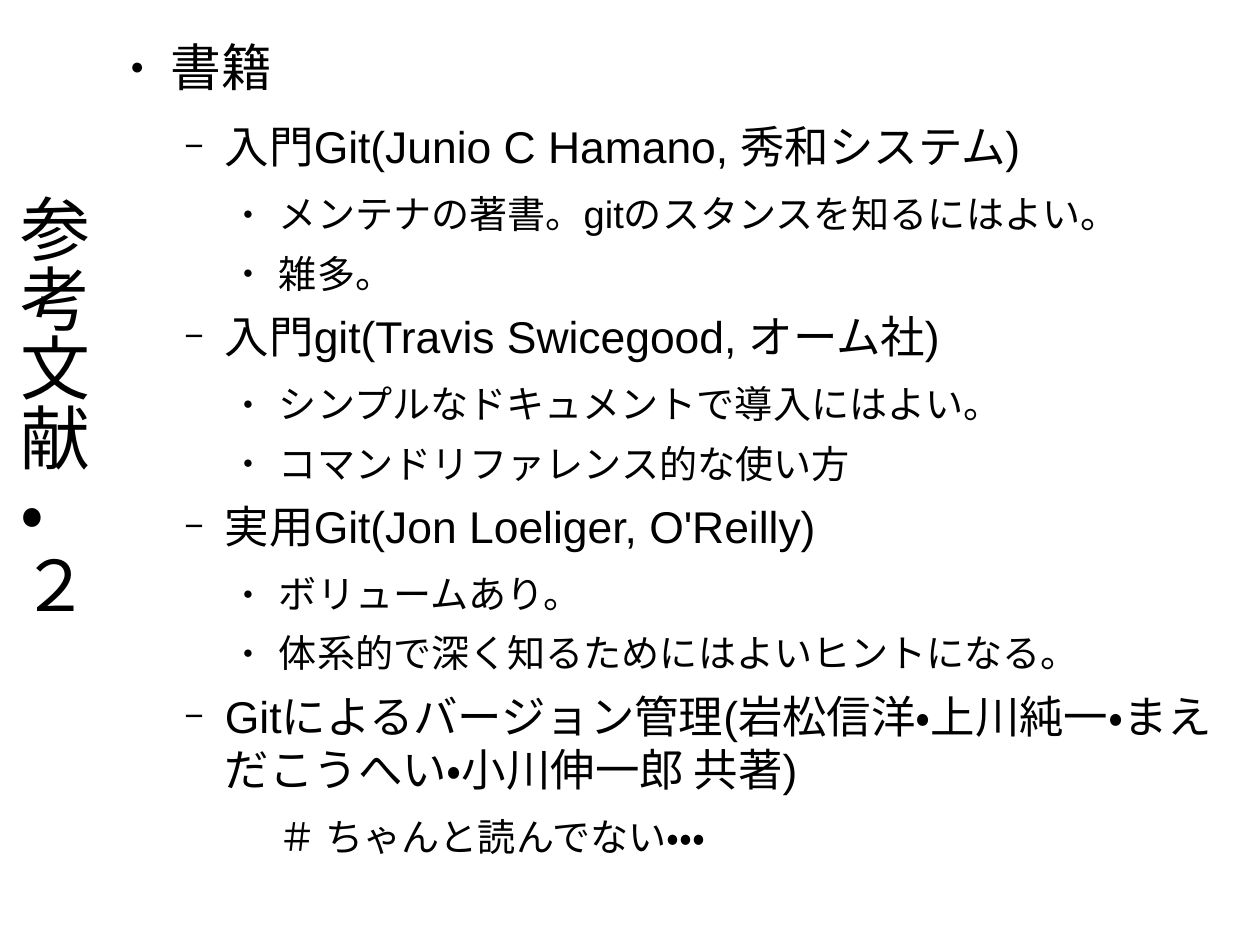
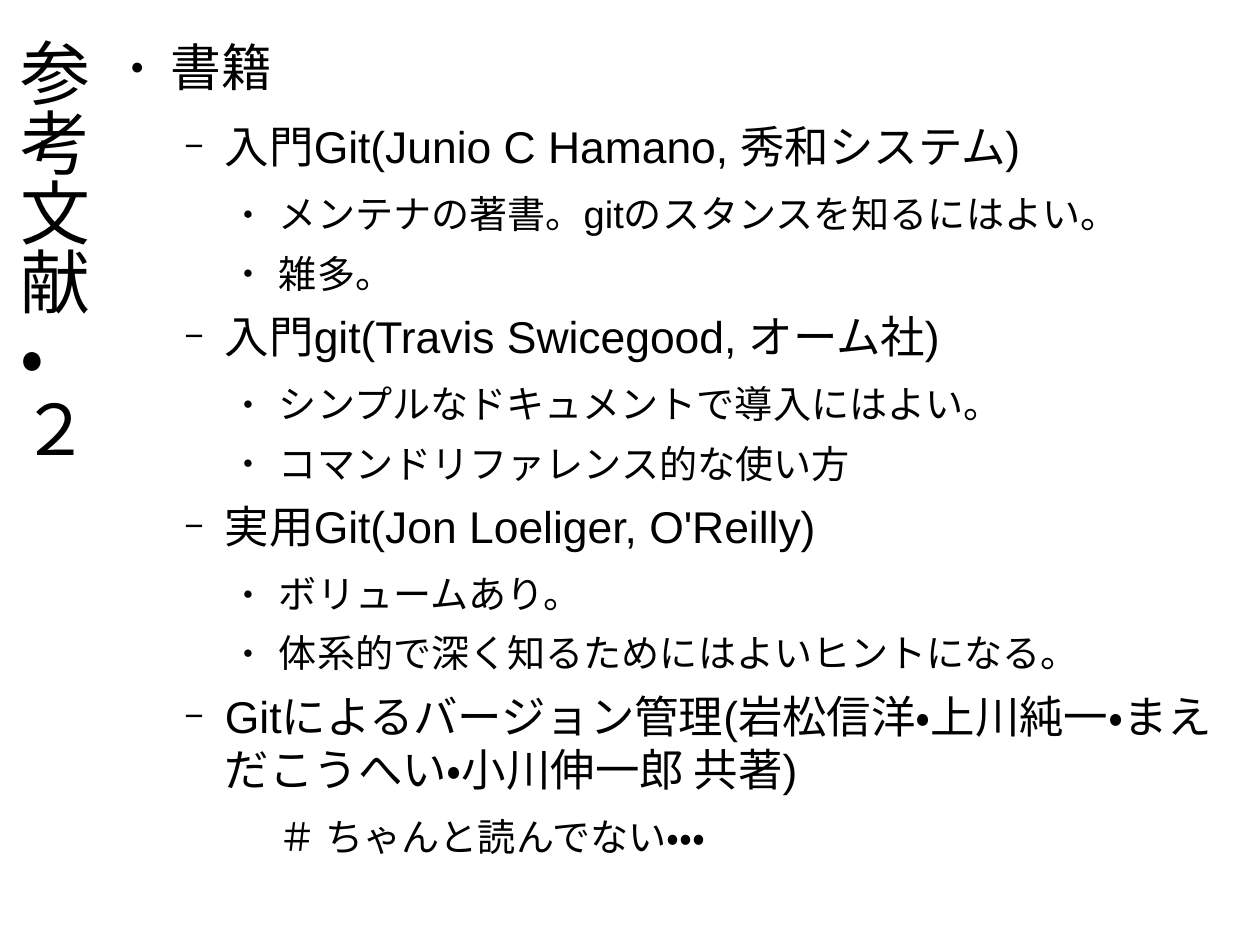
Before and after one commit to pneu/how_to_git, a slide deck: slide 84 of how_to_git.odp (slide 75 before the commit). Drawn at 1260x945 pixels with LibreOffice and Linux fonts; fonts in the diff are those of the drawing. Boxes give left, top, right and bottom in pixels: in the first picture for what was removed or moved away, otherwise in the second. Text is boxed around its words. In the diff, an @@ line names an element or a change of style, - is before the commit and + after.

```diff
--- a/how_to_git.odp
+++ b/how_to_git.odp
@@ title "参考文献・２": place and size @@
-title "参考文献・２" at (21, 196, 91, 611)
+title "参考文献・２" at (21, 40, 91, 455)
```
Also in this commit, not shown: 9 other slides changed, 10 slides added, 1 slide removed.
